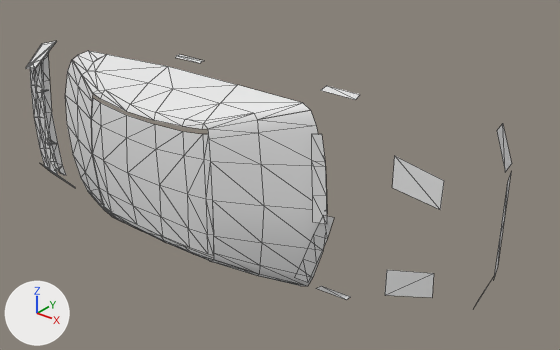
The OBJ model BMW/M3GTR/Meshes/trims.obj, before and after one commit.
Rendered twice from a 50 mm camera at (147.3, -191.2, 105.1) aimed at (10.1, -19.7, -1.2). Arrows for +X, +Y and +Z are at lower left; the lights stay in place. The older version comes first. Mesh edges are drawn as thin lines. Where no turn or scale is listed for an object, it has been applied to the vertices.

Before the edit, the objects in view are built like this:
```python
me_shape11_013 = bpy.data.meshes.new('shape11.013')
me_shape11_013.from_pydata(...)  # 16 vertices, 12 faces; spans x 27.0..38.9, y -34.5..-31.2, z -26.8..22.9
me_shape11_018 = bpy.data.meshes.new('shape11.018')
me_shape11_018.from_pydata(...)  # 30 vertices, 40 faces; spans x -46.4..4.8, y -50.0..-46.6, z -19.8..19.8
me_shape11_032 = bpy.data.meshes.new('shape11.032')
me_shape11_032.from_pydata(...)  # 22 vertices, 20 faces; spans x -89.6..-85.5, y -36.4..-32.0, z -25.5..25.5
me_shape13_001 = bpy.data.meshes.new('shape13.001')
me_shape13_001.from_pydata(...)  # 21 vertices, 24 faces; spans x 5.1..36.8, y -47.1..-30.9, z -28.6..28.6
me_shape13_007 = bpy.data.meshes.new('shape13.007')
me_shape13_007.from_pydata(...)  # 21 vertices, 24 faces; spans x -73.6..-44.0, y -48.1..-36.1, z -25.0..25.0
me_shape15_004 = bpy.data.meshes.new('shape15.004')
me_shape15_004.from_pydata(...)  # 10 vertices, 8 faces; spans x 3.7..6.8, y -47.7..-45.9, z -20.0..20.0
ob_shape11_013 = bpy.data.objects.new('shape11.013', me_shape11_013)
ob_shape11_013.location = (0.0, 0.0, 0.0)
ob_shape11_018 = bpy.data.objects.new('shape11.018', me_shape11_018)
ob_shape11_018.location = (0.0, 0.0, 0.0)
ob_shape11_032 = bpy.data.objects.new('shape11.032', me_shape11_032)
ob_shape11_032.location = (0.0, 0.0, 0.0)
ob_shape13_001 = bpy.data.objects.new('shape13.001', me_shape13_001)
ob_shape13_001.location = (0.0, 0.0, 0.0)
ob_shape13_007 = bpy.data.objects.new('shape13.007', me_shape13_007)
ob_shape13_007.location = (0.0, 0.0, 0.0)
ob_shape15_004 = bpy.data.objects.new('shape15.004', me_shape15_004)
ob_shape15_004.location = (0.0, 0.0, 0.0)
# also in view: 'shape11.007' at (77.2, -9.0, 0.0); 'shape11.011' at (62.6, -28.4, 0.0); 'shape13.004' at (-18.8, -39.7, 0.0); 'shape4_callback_47_b0.001' at (-85.5, -37.8, 0.0)
```
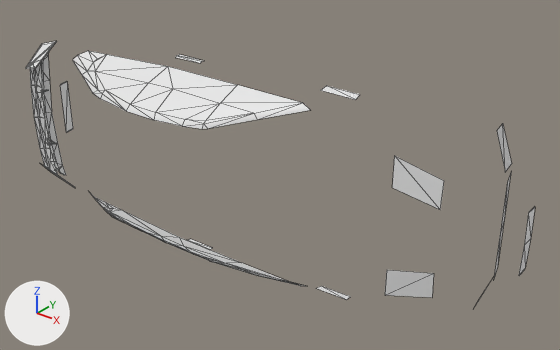
Changed parts and their boxes [x1, y1, x2, y2] in the pictures (560 x 350 px):
'shape13.001', deleted
    before: [208, 110, 327, 286]
'shape11.018', deleted
    before: [91, 98, 208, 254]
'shape13.007', deleted
    before: [65, 60, 105, 210]
'shape11.013', deleted
    before: [294, 134, 334, 283]
'shape15.004', deleted
    before: [203, 134, 214, 256]
'shape18', added
    after: [60, 81, 535, 275]

The change, as a diff of the scene's bpy script:
```diff
--- a/BMW/M3GTR/Meshes/trims.obj.py
+++ b/BMW/M3GTR/Meshes/trims.obj.py
@@ me_shape18 @@
+me_shape18.from_pydata([(-88.0, -24.0, -10.0), (-88.0, -28.0, -10.0), (-89.0, -24.0, -9.0), (-87.0, -28.0, -9.0), (-89.0, -24.0, 9.0), (-87.0, -28.0, 9.0), (-88.0, -24.0, 10.0), (-88.0, -28.0, 10.0), (88.0, -11.0, 10.0), (88.0, -14.0, 10.0), (88.0, -10.0, 9.0), (88.0, -15.0, 9.0), (88.0, -10.0, 0.0), (88.0, -15.0, 0.0), (88.0, -10.0, -9.0), (88.0, -15.0, -9.0), (88.0, -11.0, -10.0), (88.0, -14.0, -10.0)], [], [(0, 1, 2), (3, 2, 1), (2, 3, 4), (5, 4, 3), (4, 5, 6), (7, 6, 5), (8, 9, 10), (11, 10, 9), (10, 11, 12), (13, 12, 11), (12, 13, 14), (15, 14, 13), (14, 15, 16), (17, 16, 15)])
@@ ob_shape11_013 @@
-ob_shape11_013 = bpy.data.objects.new('shape11.013', me_shape11_013)
-ob_shape11_013.location = (0.0, 0.0, 0.0)
@@ ob_shape11_018 @@
-ob_shape11_018 = bpy.data.objects.new('shape11.018', me_shape11_018)
-ob_shape11_018.location = (0.0, 0.0, 0.0)
@@ ob_shape13_001 @@
-ob_shape13_001 = bpy.data.objects.new('shape13.001', me_shape13_001)
-ob_shape13_001.location = (0.0, 0.0, 0.0)
@@ ob_shape13_007 @@
-ob_shape13_007 = bpy.data.objects.new('shape13.007', me_shape13_007)
-ob_shape13_007.location = (0.0, 0.0, 0.0)
@@ ob_shape15_004 @@
-ob_shape15_004 = bpy.data.objects.new('shape15.004', me_shape15_004)
-ob_shape15_004.location = (0.0, 0.0, 0.0)
@@ ob_shape18 @@
+ob_shape18 = bpy.data.objects.new('shape18', me_shape18)
+ob_shape18.location = (0.0, 0.0, 0.0)
```
